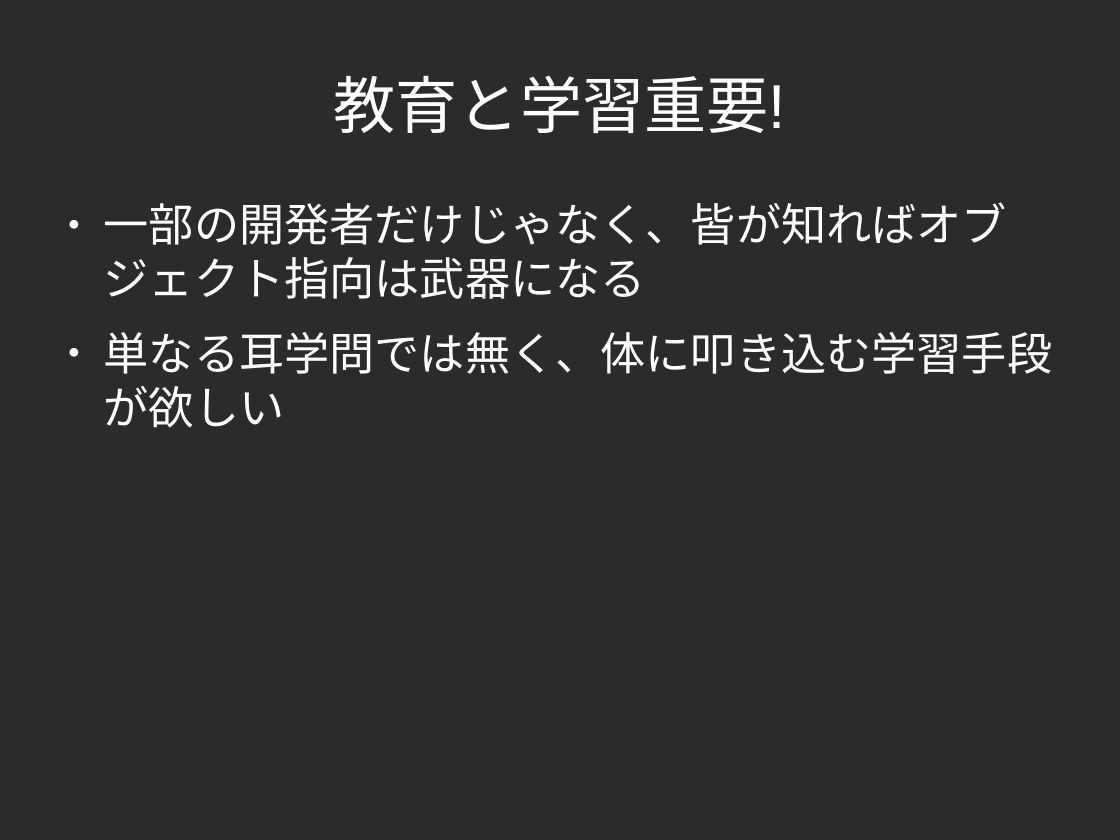
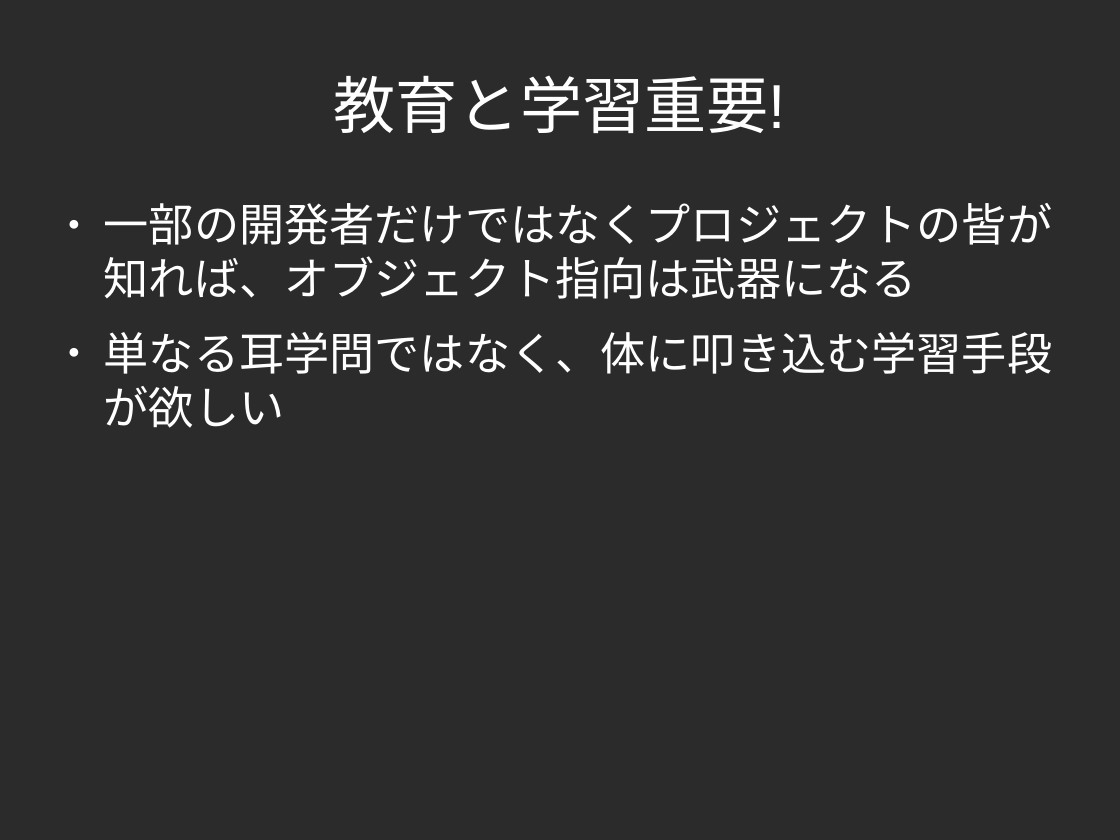
Before and after one commit to yojik/yojik-lib, a slide deck: slide 11 of 2009devsumi/oo_exercise/doc/devsum.odp. Drawn at 1120x840 pixels with LibreOffice and Linux fonts; fonts in the diff are those of the drawing; background and template pictures are left out; a plain dark background stands for a picture behind light text. Boxes give left, top, right and bottom in pixels: in the first picture for what was removed or moved away, otherwise in the second. Text is boxed around its words. In the diff, an @@ line names an element or a change of style, - is before the commit and + after.

```diff
--- a/2009devsumi/oo_exercise/doc/devsum.odp
+++ b/2009devsumi/oo_exercise/doc/devsum.odp
@@ text at (x1=104, y1=203, x2=1053, y2=428): text changed @@
-● 一部の開発者だけじゃなく、皆が知ればオブジェクト指向は武器になる
-● 単なる耳学問では無く、体に叩き込む学習手段が欲しい
+● 一部の開発者だけではなくプロジェクトの皆が知れば、オブジェクト指向は武器になる
+● 単なる耳学問ではなく、体に叩き込む学習手段が欲しい
```
Also in this commit, not shown: 29 other slides changed, 1 slide added, 5 other files.
